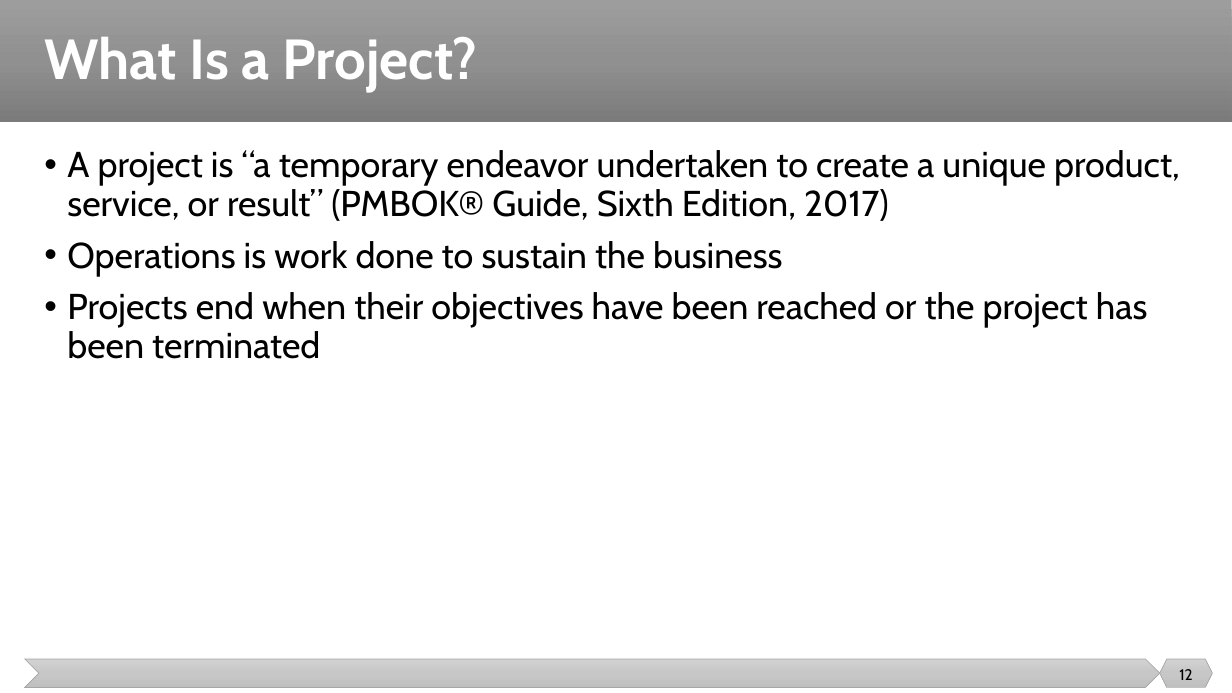
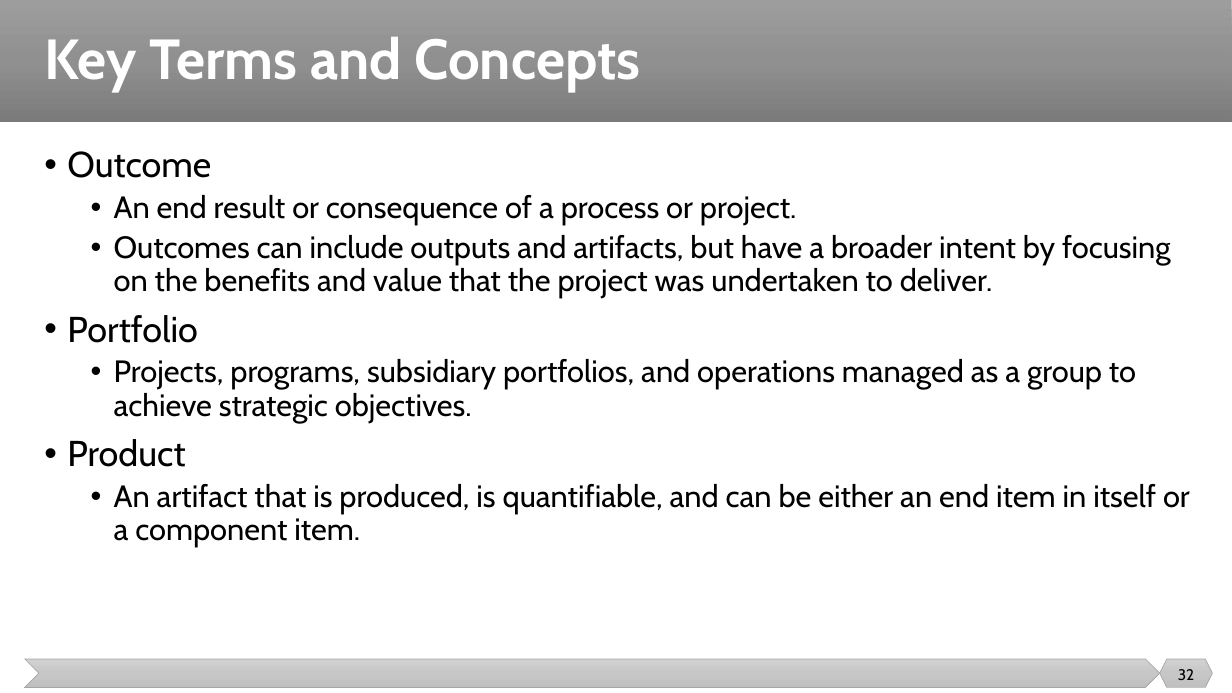
Before and after one commit to malenezi/malenezi, a slide deck: slide 32 of SE423/Lectures/1-Introduction/Introduction.pptx (slide 12 before the commit). Drawn at 1232x693 pixels with LibreOffice and Linux fonts; fonts in the diff are those of the drawing. Boxes give left, top, right and bottom in pixels: in the first picture for what was removed or moved away, otherwise in the second. Text is boxed around its words. In the diff, an @@ line names an element or a change of style, - is before the commit and + after.

```diff
--- a/SE423/Lectures/1-Introduction/Introduction.pptx
+++ b/SE423/Lectures/1-Introduction/Introduction.pptx
@@ title at [44, 37, 640, 92]: text changed @@
-What Is a Project?
+Key Terms and Concepts
@@ text at [67, 151, 1190, 547]: text changed; size 28 to 24 pt @@
-• A project is “a temporary endeavor undertaken to create a unique product, service, or result” (PMBOK® Guide, Sixth Edition, 2017)
-• Operations is work done to sustain the business
-• Projects end when their objectives have been reached or the project has been terminated
+• Outcome
+  • An end result or consequence of a process or project.
+  • Outcomes can include outputs and artifacts, but have a broader intent by focusing on the benefits and value that the project was undertaken to deliver.
+• Portfolio
+  • Projects, programs, subsidiary portfolios, and operations managed as a group to achieve strategic objectives.
+• Product
+  • An artifact that is produced, is quantifiable, and can be either an end item in itself or a component item.
@@ page number at [1178, 669, 1194, 680]: text changed @@
-12
+32
```
Also in this commit, not shown: 30 other slides changed, 40 slides added, 68 slides removed, 5 other files.
